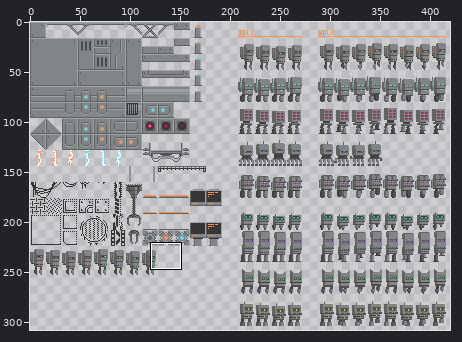
Two versions of one sprite sheet, Game/textures/robot_tileset.png. Above, an overview of the earlier version with the close-up marked.
Close-up. Before the edit:
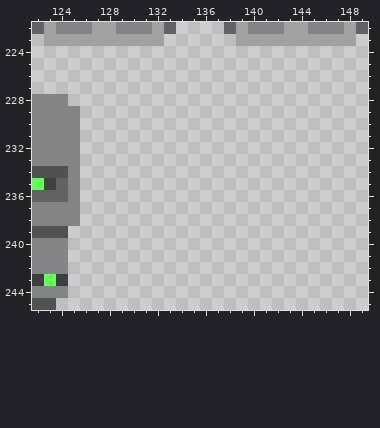
The file is 512x512 pixels. Colours within 5 levels of each other are drawn and written as one. Shown: x 122..149, y 222..245. The wide view leaves out empty margins.
After the commit:
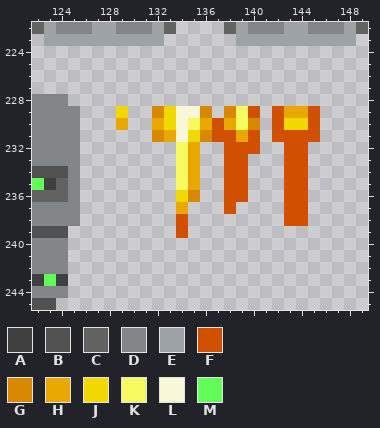
Palette (. is transparent): A #404040  B #515151  C #626262  D #828588  E #9da2a6  F #d05000  G #d88800  H #e8a800  J #f0d800  K #f8f860  L #f8f8d8  M #63fd59
Edits made:
Colour F is added in row 229 at x 140, 142 and 145; in row 230 at x 137, 142 and 145; in row 231 at x 137 to 138, 140 and 142 to 145; in row 232 at x 138 to 140 and 143 to 144; in rows 233 to 236 at x 138 to 139 and 143 to 144; in row 237 at x 138 and 143 to 144.
Colour F is added in row 238 at x 134 and 143 to 144; in row 239 at x 134.
Colour G is added in row 229 at x 132, 136 and 138; in row 230 at x 140; in row 231 at x 132 and 136; in row 236 at x 135.
Colour H is added in row 229 at x 143 to 144; in row 230 at x 129, 132, 136 and 138; in row 231 at x 133 and 139; in rows 232 to 235 at x 135; in row 237 at x 134.
Colour J is added in row 229 at x 129 and 133; in row 230 at x 133 and 143 to 144; in row 231 at x 135; in row 236 at x 134.
Colour K is added in row 229 at x 139; in row 230 at x 135 and 139; in rows 232 to 235 at x 134.
Colour L is added in row 229 at x 134 to 135; in rows 230 to 231 at x 134.
Where, in picture pixels (left, top, right, bottom), the same in both close-ups:
added: (116, 106, 320, 238)
